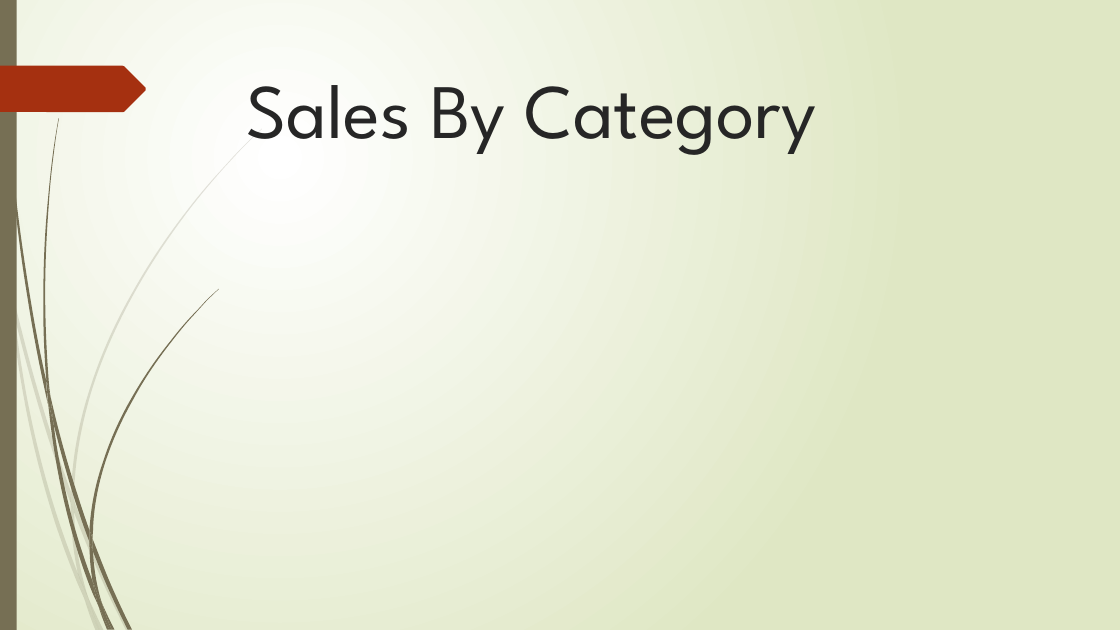
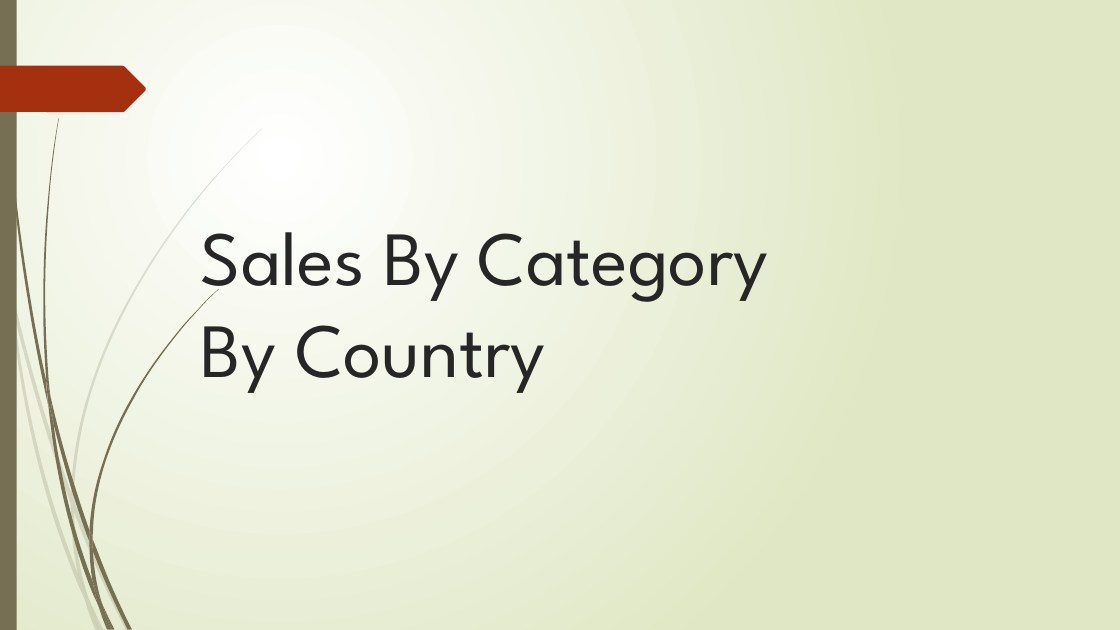
Before and after one commit to jnesteruck/rev-proj2, a slide deck: slide 7 of analysis-phase/Project_2.pptx (slide 5 before the commit). Drawn at 1120x630 pixels with LibreOffice and Linux fonts; fonts in the diff are those of the drawing. Boxes give left, top, right and bottom in pixels: in the first picture for what was removed or moved away, otherwise in the second. Text is boxed around its words. In the diff, an @@ line names an element or a change of style, - is before the commit and + after.

```diff
--- a/analysis-phase/Project_2.pptx
+++ b/analysis-phase/Project_2.pptx
@@ title at [201, 232, 768, 393]: text changed; size 66 to 65.7 pt @@
-Sales By Category
+Sales By Category
+By Country
```
Also in this commit, not shown: 5 other slides changed, 2 slides added, 1 slide removed.
